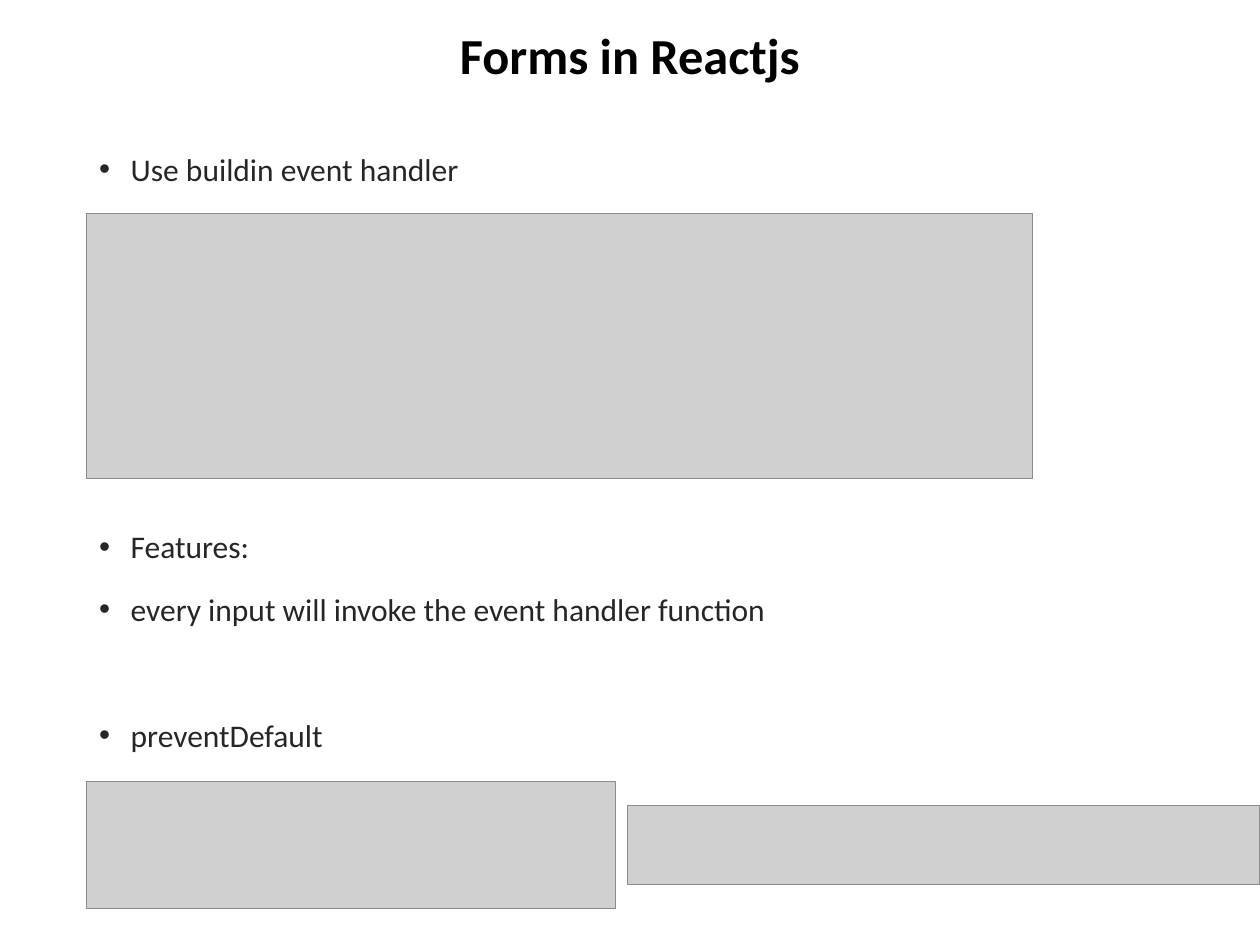
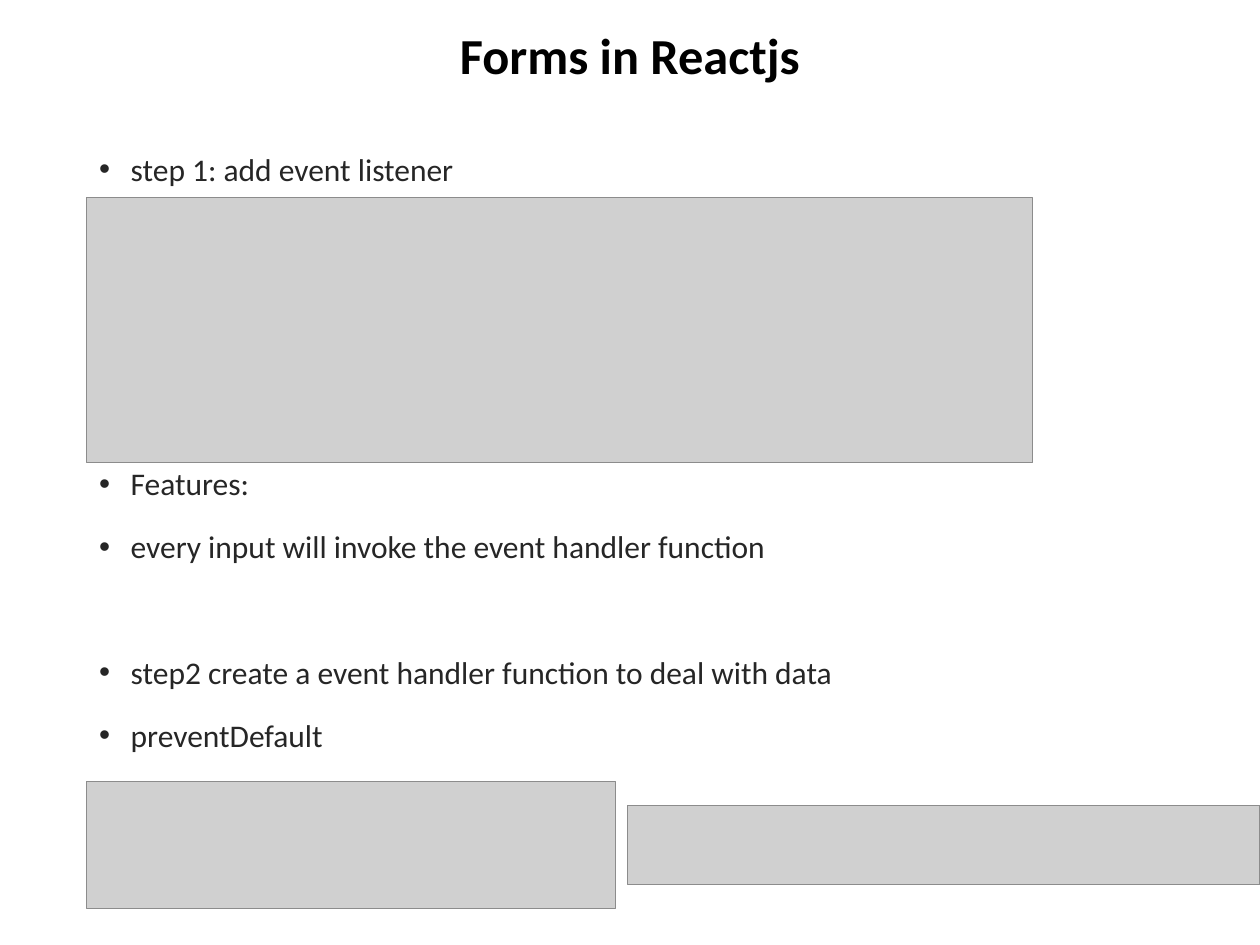
Before and after one commit to chuacw/SGUS-Slides, a slide deck: slide 14 of BCI - Batch2 - Day9 - Reactjs 1 Intro.pptx (slide 22 before the commit). Drawn at 1260x945 pixels with LibreOffice and Linux fonts; fonts in the diff are those of the drawing; grey boxes stand for pictures. Boxes give left, top, right and bottom in pixels: in the first picture for what was removed or moved away, otherwise in the second. Text is boxed around its words. In the diff, an @@ line names an element or a change of style, - is before the commit and + after.

```diff
--- a/BCI - Batch2 - Day9 - Reactjs 1 Intro.pptx
+++ b/BCI - Batch2 - Day9 - Reactjs 1 Intro.pptx
@@ text at [131, 159, 453, 186]: text changed @@
-• Use buildin event handler
+• step 1: add event listener
@@ picture: place and size @@
-picture at [87, 214, 1033, 479]
+picture at [87, 198, 1033, 462]
@@ text at [131, 662, 832, 689]: paragraph added @@
+• step2 create a event handler function to deal with data
```
Also in this commit, not shown: 3 other slides changed, 3 slides added, 1 slide removed, 1 other file.
